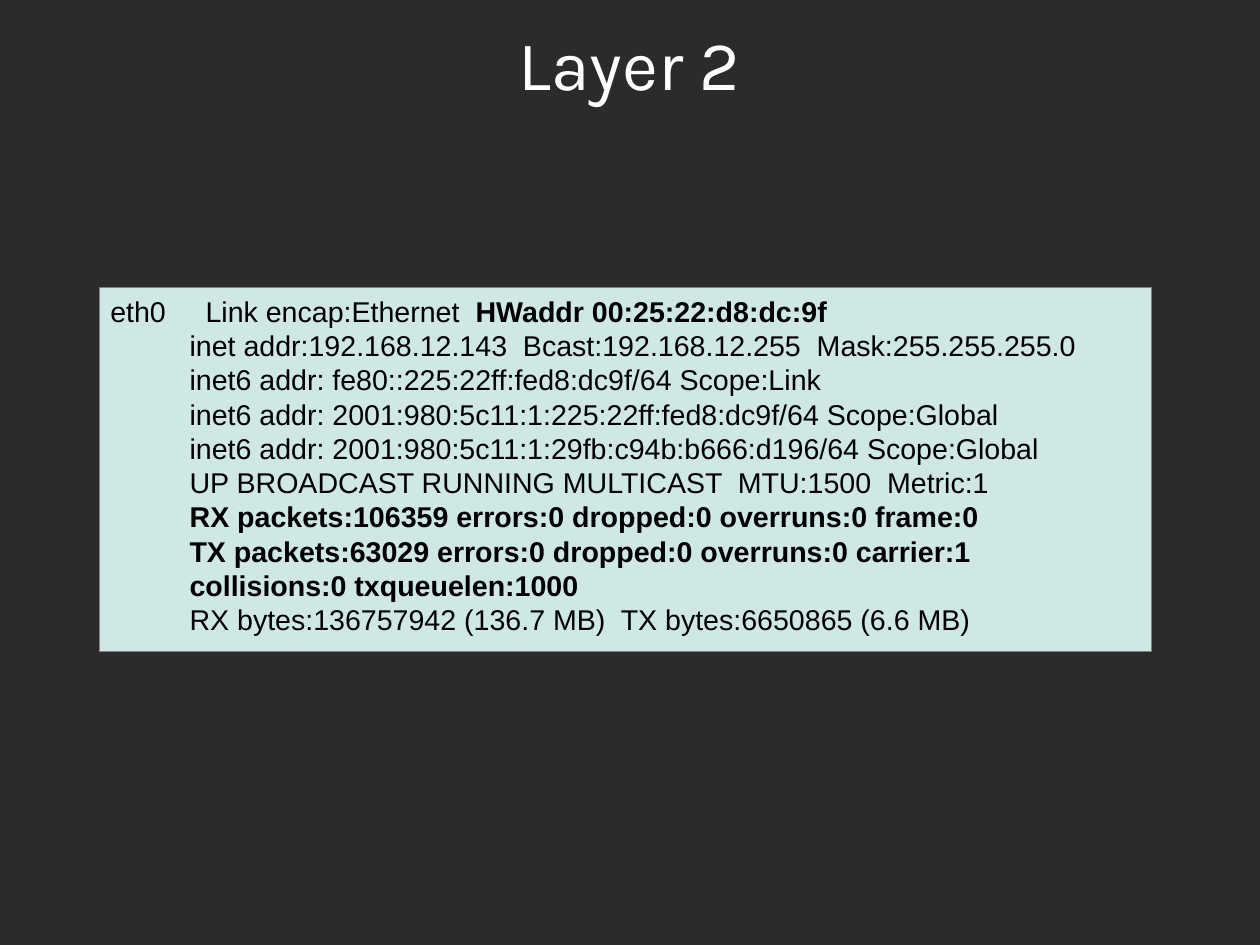
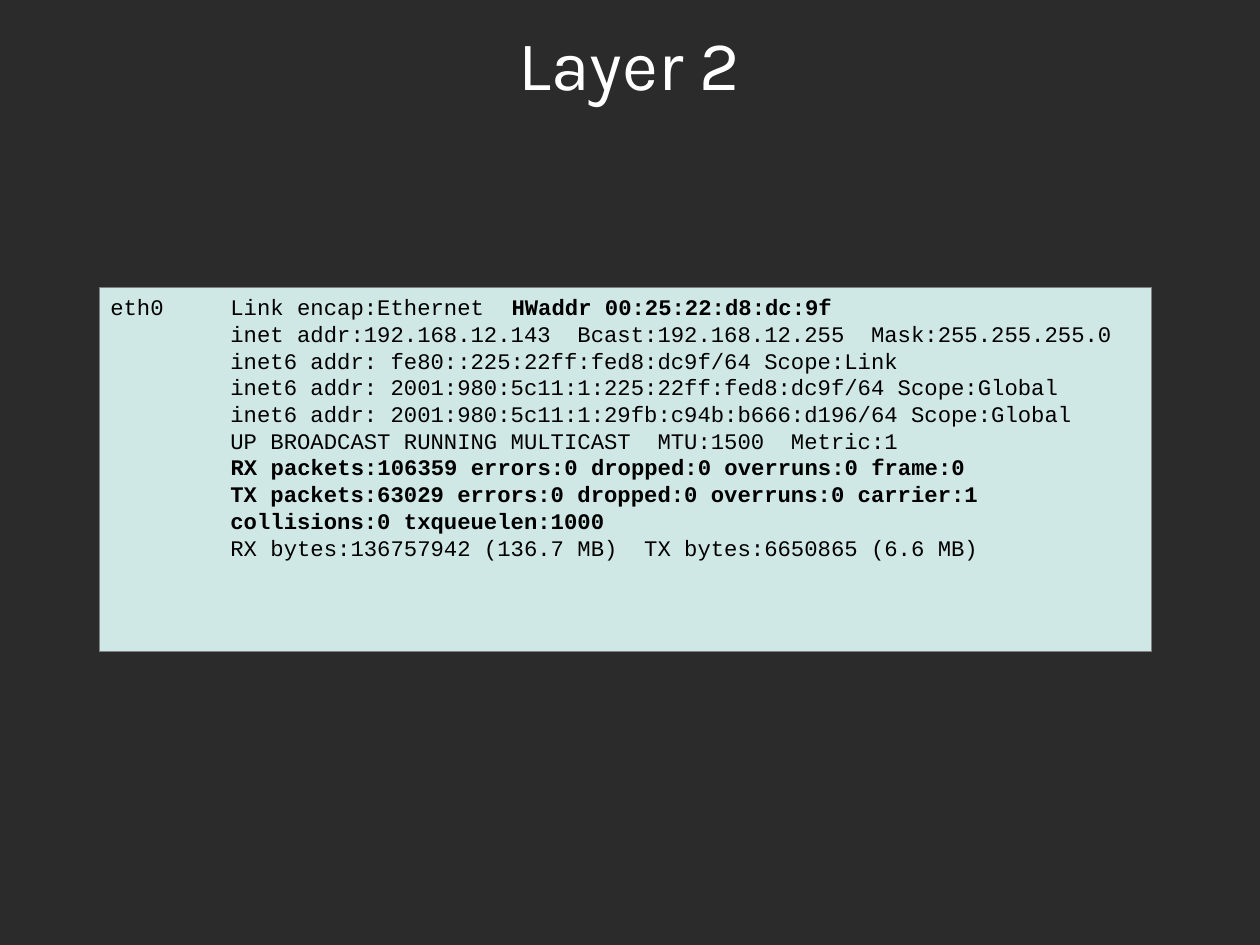
Before and after one commit to sphaero/workshops, a slide deck: slide 16 of Networking/presentation.odp. Drawn at 1260x945 pixels with LibreOffice and Linux fonts; fonts in the diff are those of the drawing; background and template pictures are left out; a plain dark background stands for a picture behind light text. Boxes give left, top, right and bottom in pixels: in the first picture for what was removed or moved away, otherwise in the second. Text is boxed around its words. In the diff, an @@ line names an element or a change of style, - is before the commit and + after.

```diff
--- a/Networking/presentation.odp
+++ b/Networking/presentation.odp
@@ rectangle "eth0 Link encap:Ethernet HWaddr 00:25:22:d8:dc:9f" at bbox=[99, 288, 1153, 652]: size 18 to 14 pt, font Arial to Courier New @@
```
Also in this commit, not shown: 3 other slides changed, 1 slide added, 1 other file.
